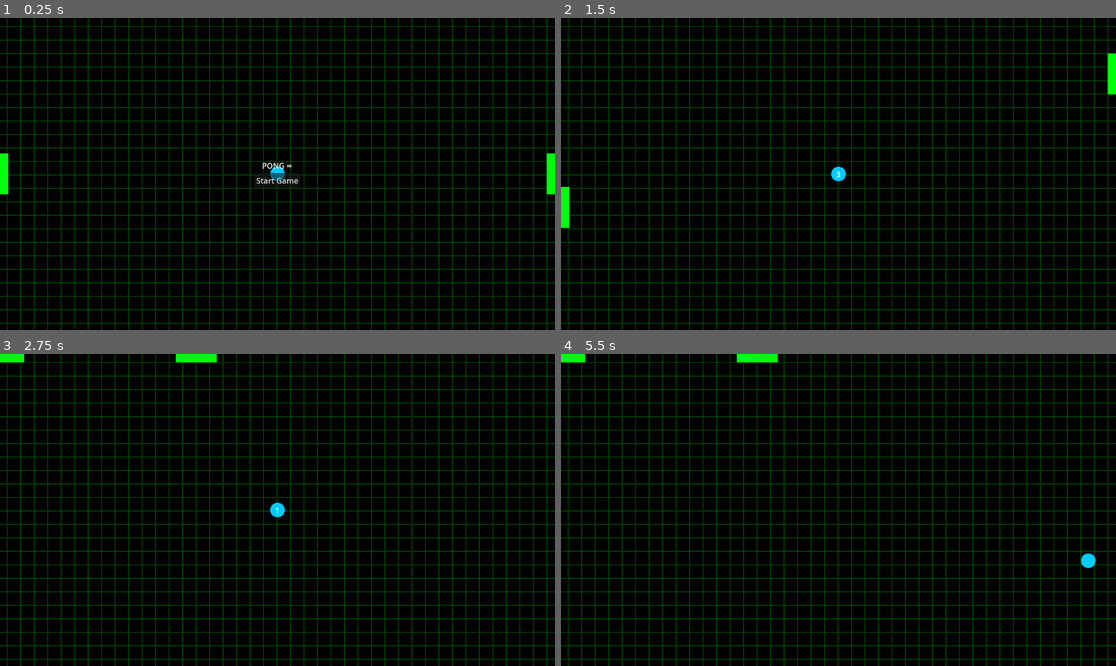
Above: before the commit, frames 1-4 (two rows, left to right).
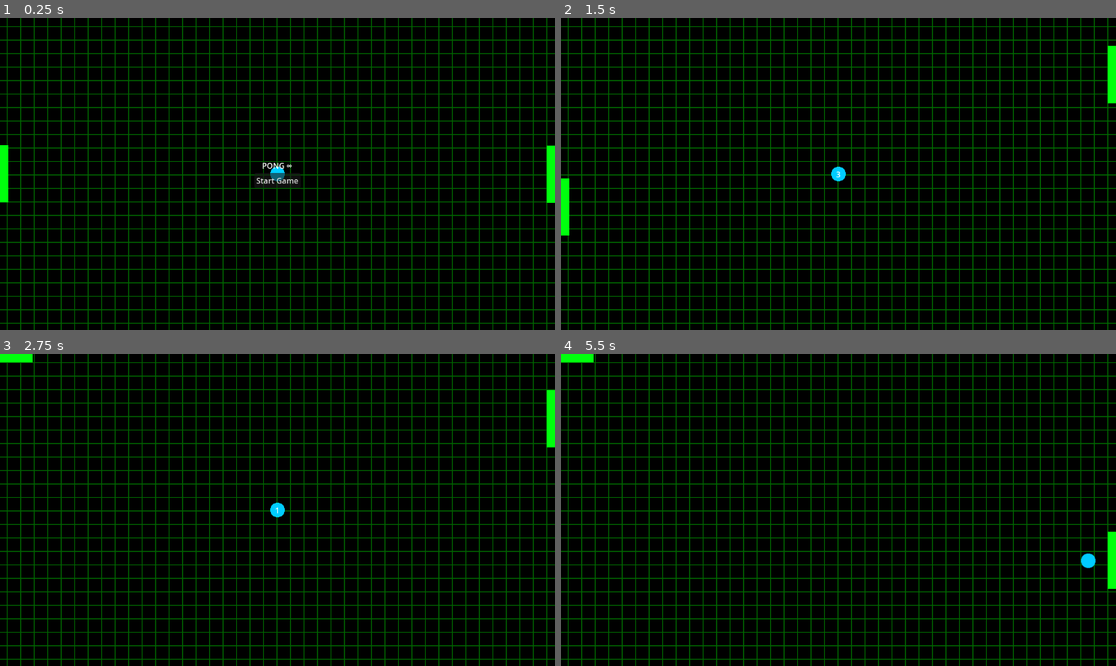
Above: after the commit, the same moments.

Repository: JTheoMitr/pong-infinity
Game: Godot game, scene res://main.tscn
Two runs of this game, one before a commit and one after it. Both use one fixed random seed, a clock stepped at 60 frames per second and the inputs below.
Inputs (mouse positions are in pixels of both pictures, inside the frame that each line leads up to):
- Up to frame 1 (0.25 s): no input
- Up to frame 2 (1.5 s): click "Start Game" at 0.5 s; tap Enter (ui_accept) at 1.25 s; move the mouse to (960, 158) at 1.27 s; hold Up (ui_up) from 1.28 s (still down); tap S (s) at 1.35 s; click (960, 158) at 1.42 s
- Up to frame 3 (2.75 s): tap Enter (ui_accept) at 1.52, 1.82 s; tap W (w) at 1.55 s; release Up (ui_up) at 2 s; drag from (166, 525) to (210, 354) at 2.02 s
- Up to frame 4 (5.5 s): tap X (ui_reset_paddles, bound only after the commit) at 2.75, 4.9 s; move the mouse to (894, 441) at 2.77 s; hold Up (ui_up) 2.78-3.5 s; hold Enter (ui_accept) 2.78-3.5 s; tap S (s) at 3.05 s; drag from (810, 572) to (672, 463) at 3.52 s; move the mouse to (1005, 556) at 4.27 s; hold Down (ui_down) 4.28-5 s; hold Enter (ui_accept) 4.28-5 s; tap W (w) at 4.35 s; drag from (672, 463) to (744, 354) at 5.02 s

The runs differ from the first frame. In frame 1, 9.9% of the frame differs, in the area x 0-100%, y 0-100%; in frame 2, 11%; in frame 3, 10%; in frame 4, 11%.

Commit message:
paddle reset method
on game over and input; fixed start in GO mode

Diff:
--- a/main.gd
+++ b/main.gd
@@ -6,10 +6,15 @@
 @onready var paddle_right: StaticBody2D = $PaddleRight
 @onready var hud: CanvasLayer = $HUD
 @onready var cam: Camera2D = $Camera2D
+@onready var bgnd_layer_2: Sprite2D = $Sprite2D2
 
 var game_started: bool = false
 var game_over_state: bool = false
+var fade_up: bool = false
+var fade_down: bool = true
 var score := 0
+var glow_time := 0.0
+
 
 
 func _ready() -> void:
@@ -17,7 +22,7 @@
 	process_mode = Node.PROCESS_MODE_ALWAYS  # Allow input when paused
 	hud.show_start_message("PONG ∞")
 	hud.start_button_pressed.connect(_on_start_button_pressed)
-
+	start_background_glow()
 	var screen_size := get_viewport_rect().size
 	var screen_center := screen_size * 0.5
 	cam.enabled = true
@@ -41,8 +46,8 @@
 	PhysicsServer2D.body_set_state(ball.get_rid(), PhysicsServer2D.BODY_STATE_TRANSFORM, new_transform)
 
 	# Reset paddles
-	paddle_left.position = Vector2(50.0, screen_center.y)
-	paddle_right.position = Vector2(get_viewport_rect().size.x - 50.0, screen_center.y)
+	paddle_left.reset_paddle()
+	paddle_right.reset_paddle()
 
 
 func _unhandled_input(event: InputEvent) -> void:
@@ -61,6 +66,12 @@
 		if event.position.x > third_x and event.position.x < third_x * 2:
 			toggle_pause()
 			print("pause by touch")
+
+	elif event.is_action_pressed("ui_reset_paddles"):
+		# Reset paddles
+		paddle_left.reset_paddle()
+		paddle_right.reset_paddle()
+
 
 func toggle_pause() -> void:
 	get_tree().paused = !get_tree().paused
@@ -111,3 +122,14 @@
 func reset_score() -> void:
 	score = 0
 	hud.update_score(score)
+
+func is_game_active() -> bool:
+	return game_started
+
+
+
+func start_background_glow() -> void:
+	var tween := create_tween()
+	tween.set_loops()
+	tween.tween_property(bgnd_layer_2, "self_modulate:a", 0.8, 2.0)
+	tween.tween_property(bgnd_layer_2, "self_modulate:a", 0.25, 2.0)
--- a/main.tscn
+++ b/main.tscn
@@ -1,9 +1,10 @@
-[gd_scene load_steps=7 format=3 uid="uid://bhonme2b72bsb"]
+[gd_scene load_steps=8 format=3 uid="uid://bhonme2b72bsb"]
 
 [ext_resource type="Script" uid="uid://bu4t8m3k3xdwq" path="res://main.gd" id="1_ig7tw"]
 [ext_resource type="Texture2D" uid="uid://c3en4el6vagxt" path="res://Assets/Bgnd/green_grid_background.png" id="2_7mycd"]
 [ext_resource type="PackedScene" uid="uid://q0kry56wwfql" path="res://walls.tscn" id="2_lquwl"]
 [ext_resource type="PackedScene" uid="uid://bc6k7vt46fl5l" path="res://paddle.tscn" id="3_7mycd"]
+[ext_resource type="Texture2D" uid="uid://sf6jsjfxjd1k" path="res://Assets/Bgnd/green_grid_background_glow.png" id="3_272bh"]
 [ext_resource type="PackedScene" uid="uid://bgwonp5ln5nay" path="res://ball.tscn" id="4_272bh"]
 [ext_resource type="PackedScene" uid="uid://bcfu1lpreepam" path="res://UI/hud.tscn" id="5_5vw27"]
 
@@ -15,6 +16,13 @@
 rotation = 1.5707964
 scale = Vector2(0.2, 0.2)
 texture = ExtResource("2_7mycd")
+
+[node name="Sprite2D2" type="Sprite2D" parent="."]
+self_modulate = Color(1, 1, 1, 0.59607846)
+position = Vector2(576, 325.00003)
+rotation = 1.5707964
+scale = Vector2(0.2, 0.2)
+texture = ExtResource("3_272bh")
 
 [node name="Camera2D" type="Camera2D" parent="."]
 position = Vector2(576, 324)
@@ -29,3 +37,9 @@
 [node name="Ball" parent="." instance=ExtResource("4_272bh")]
 
 [node name="HUD" parent="." instance=ExtResource("5_5vw27")]
+
+[node name="Timer" type="Timer" parent="."]
+wait_time = 2.0
+autostart = true
+
+[connection signal="timeout" from="Timer" to="." method="_on_timer_timeout"]
--- a/paddle.gd
+++ b/paddle.gd
@@ -12,13 +12,7 @@
 signal ball_hit_paddle(paddle: Node)
 
 func _ready() -> void:
-	var screen := get_viewport_rect().size
-	if is_left:
-		perimeter_pos = 0.875    # halfway up the left edge
-	else:
-		perimeter_pos = 0.375    # halfway down the right edge
-	position = perimeter_to_screen(perimeter_pos)
-
+	reset_paddle()
 
 
 func _unhandled_input(event: InputEvent) -> void:
@@ -91,3 +85,19 @@
 	if body.is_in_group("ball"):
 		print("paddlehit")
 		emit_signal("ball_hit_paddle", self)
+
+
+func reset_paddle() -> void:
+	var screen := get_viewport_rect().size
+
+	if is_left:
+		perimeter_pos = 0.875    # halfway up the left edge
+	else:
+		perimeter_pos = 0.375    # halfway down the right edge
+
+	position = perimeter_to_screen(perimeter_pos)
+	rotation = get_rotation_for_t(perimeter_pos)
+
+	# Clear any lingering input state
+	touch_active = false
+	touch_y = -1.0
--- a/paddle.tscn
+++ b/paddle.tscn
@@ -9,10 +9,10 @@
 bounce = 1.0
 
 [sub_resource type="RectangleShape2D" id="RectangleShape2D_0sbc1"]
-size = Vector2(34.5, 85)
+size = Vector2(34.5, 119)
 
 [sub_resource type="RectangleShape2D" id="RectangleShape2D_r112f"]
-size = Vector2(42, 93)
+size = Vector2(42, 127)
 
 [node name="Paddle" type="StaticBody2D" groups=["paddle"]]
 physics_material_override = SubResource("PhysicsMaterial_r112f")
@@ -20,10 +20,12 @@
 
 [node name="Sprite2D" type="Sprite2D" parent="."]
 material = ExtResource("2_r112f")
-scale = Vector2(2.15625, 2.65625)
+position = Vector2(0, -0.4999981)
+scale = Vector2(2.15625, 3.7187502)
 texture = ExtResource("3_2bcmx")
 
 [node name="CollisionShape2D" type="CollisionShape2D" parent="."]
+position = Vector2(0, -0.5)
 shape = SubResource("RectangleShape2D_0sbc1")
 
 [node name="Area2D" type="Area2D" parent="." groups=["paddle"]]
--- a/project.godot
+++ b/project.godot
@@ -17,6 +17,12 @@
 
 [input]
 
+ui_accept={
+"deadzone": 0.5,
+"events": [Object(InputEventKey,"resource_local_to_scene":false,"resource_name":"","device":0,"window_id":0,"alt_pressed":false,"shift_pressed":false,"ctrl_pressed":false,"meta_pressed":false,"pressed":false,"keycode":4194309,"physical_keycode":0,"key_label":0,"unicode":0,"location":0,"echo":false,"script":null)
+, Object(InputEventKey,"resource_local_to_scene":false,"resource_name":"","device":0,"window_id":0,"alt_pressed":false,"shift_pressed":false,"ctrl_pressed":false,"meta_pressed":false,"pressed":false,"keycode":4194310,"physical_keycode":0,"key_label":0,"unicode":0,"location":0,"echo":false,"script":null)
+]
+}
 w={
 "deadzone": 0.2,
 "events": [Object(InputEventKey,"resource_local_to_scene":false,"resource_name":"","device":0,"window_id":0,"alt_presse …(189 unchanged characters)…
@@ -32,3 +38,9 @@
 "events": [Object(InputEventKey,"resource_local_to_scene":false,"resource_name":"","device":0,"window_id":0,"alt_presse …(189 unchanged characters)…
 ]
 }
+ui_reset_paddles={
+"deadzone": 0.2,
+"events": [Object(InputEventKey,"resource_local_to_scene":false,"resource_name":"","device":0,"window_id":0,"alt_pressed":false,"shift_pressed":false,"ctrl_pressed":false,"meta_pressed":false,"pressed":false,"keycode":0,"physical_keycode":88,"key_label":0,"unicode":0,"location":0,"echo":false,"script":null)
+, Object(InputEventKey,"resource_local_to_scene":false,"resource_name":"","device":0,"window_id":0,"alt_pressed":false,"shift_pressed":false,"ctrl_pressed":false,"meta_pressed":false,"pressed":false,"keycode":0,"physical_keycode":32,"key_label":0,"unicode":0,"location":0,"echo":false,"script":null)
+]
+}
--- a/walls.gd
+++ b/walls.gd
@@ -2,5 +2,7 @@
 
 
 func _on_body_entered(body: Node2D) -> void:
-	if get_tree().current_scene.has_method("game_over"):
-		get_tree().current_scene.game_over()
+
+	var main := get_tree().current_scene
+	if main.has_method("is_game_active") and main.is_game_active():
+		main.game_over()
Binary file added: Assets/Bgnd/green_grid_background_glow.png
Not shown, added: Assets/Bgnd/green_grid_background_glow.png.import
